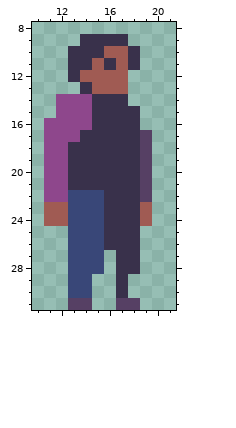
Pixel-art sprite: res/player-idle.png. This is how it looked before the edit.
The file is 32x32 pixels. Shown: x 10..21, y 8..31.
Now the later version:
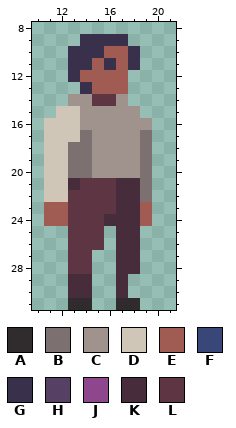
Palette (. is transparent): A #302c2e  B #7d7071  C #a0938e  D #cfc6b8  E #a05b53  F #394778  G #39314b  H #564064  J #8e478c  K #472d3c  L #5e3643
From the commit log: made the player costume
The exact change:
Changed rows in their new state; - is an unchanged pixel.
first column x 11:
14 -.CCLLC--
15 -DDCCCCC-
16 DDDCCCCCC
17 DDDBCCCCB
18 DDBBCCCCB
19 DDBBCCCCB
20 DDBBCCCCB
21 DDKLLLKKB
22 DDLLLLKKB
23 --LLLLKK-
24 --LLLKKK-
25 --LLL.KK-
26 --LLL.KK-
27 --LL.-KK-
28 --LL.-KK-
29 --KK--K--
30 --KK--K--
31 --AA--AA-
